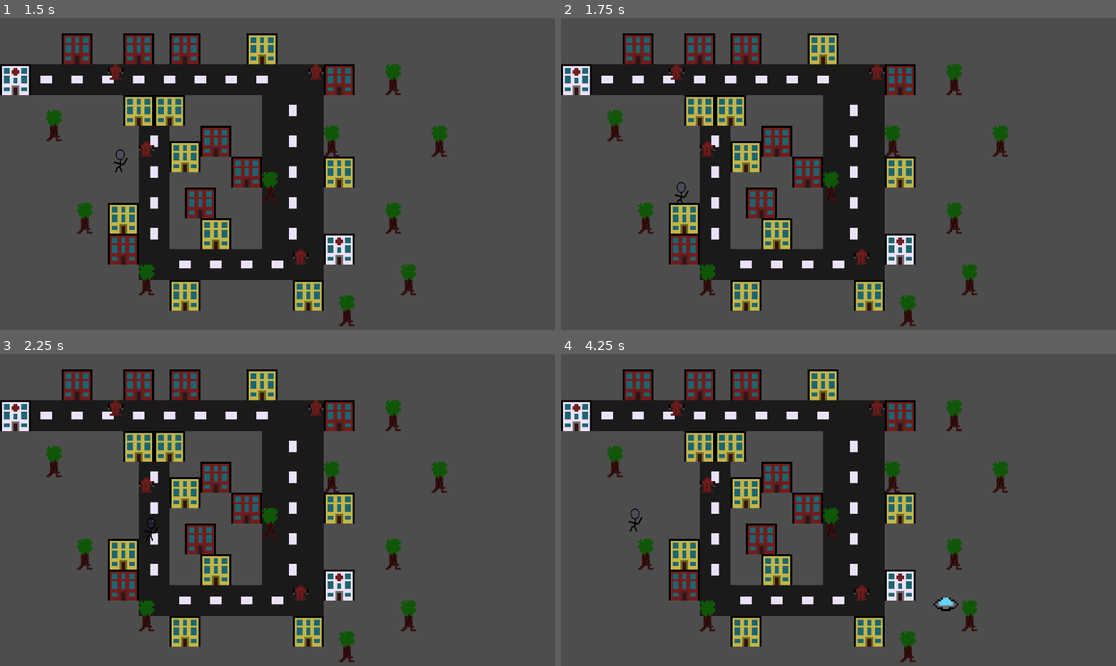
Above: before the commit, frames 1-4 (two rows, left to right).
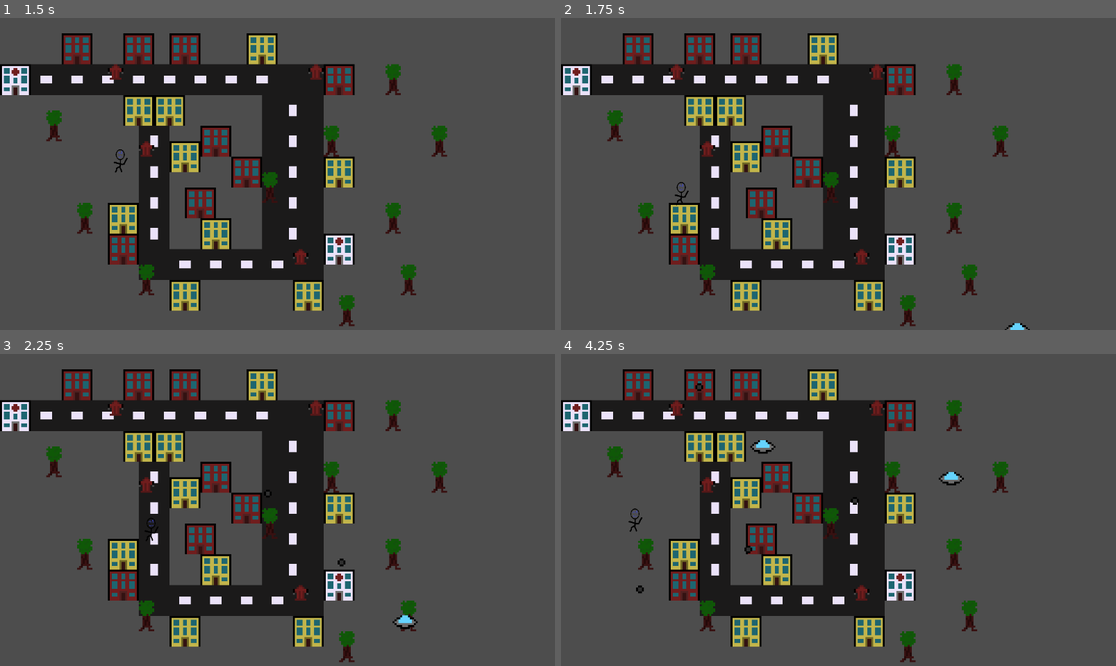
Above: after the commit, the same moments.

Repository: Lila-Kuhlt/Close-Encounters-of-the-Jeff-Kind
Game: Godot game, scene res://scenes/World.tscn
Two runs of this game, one before a commit and one after it. Both use one fixed random seed, a clock stepped at 60 frames per second and the inputs below.
Inputs:
- Up to frame 1 (1.5 s): tap Enter at 0.5 s; hold D (right) 0.53-1.28 s; tap Space at 1.25 s; hold S (down) from 1.28 s (still down)
- Up to frame 2 (1.75 s): keep holding S (down)
- Up to frame 3 (2.25 s): release S (down) at 2.03 s; hold D (right) from 2.03 s (still down)
- Up to frame 4 (4.25 s): release D (right) at 2.78 s; hold W (up) 2.78-3.53 s; hold A (left) from 3.53 s (still down)

Frame 1 is identical in both runs. In frame 2, less than 0.1% of the frame differs, in the area x 79-85%, y 97-100%; in frame 3, 0.2%; in frame 4, 0.5%, in the area x 13-73%, y 9-83%.

Commit message:
Ufo can shoot bullets now

Diff:
--- a/godot/scenes/Ufo.tscn
+++ b/godot/scenes/Ufo.tscn
@@ -9,3 +9,9 @@
 [node name="Sprite2D" type="Sprite2D" parent="."]
 texture_filter = 1
 texture = ExtResource("1_f2kdl")
+
+[node name="BulletTimer" type="Timer" parent="."]
+wait_time = 0.25
+autostart = true
+
+[connection signal="timeout" from="BulletTimer" to="." method="_on_timer_timeout"]
--- a/godot/scenes/World.gd
+++ b/godot/scenes/World.gd
@@ -7,7 +7,7 @@
 const PACKAGE_SPAWN_RATE := 6.0
 const PACKAGE_SPAWN_OFFSET := 3.0
 
-@export var ufo_spawn_chance = 0.5
+@export var ufo_spawn_chance = 1.0
 
 var package_spawn_areas: Array[Vector2] = []
 var package_destination_areas: Array[Node2D] = []
--- a/godot/scenes/World.tscn
+++ b/godot/scenes/World.tscn
@@ -124,7 +124,7 @@
 position = Vector2(36, 58)
 
 [node name="UfoTimer" type="Timer" parent="."]
-wait_time = 4.0
+wait_time = 1.5
 autostart = true
 
 [node name="PackageSpawnTimer" type="Timer" parent="."]
--- a/godot/src/Ufo.gd
+++ b/godot/src/Ufo.gd
@@ -1,7 +1,9 @@
 extends Node2D
 
 const MARGIN := Vector2(10, 10)
-const SPEED: float = 1
+const SPEED: float = 0.25
+
+const Bullet = preload("res://scenes/bullets/Point.Bullet.tscn")
 
 var t: float
 var start: Vector2
@@ -51,3 +53,14 @@
 
 static func mirror_point(point: Vector2, center: Vector2) -> Vector2:
 	return 2 * center - point
+
+func _on_timer_timeout():
+	var bullet = Bullet.instantiate()
+
+	bullet.direction = Vector2(dest.x - start.x, dest.y - start.y) * 0.005
+	var r := randf_range(-1, 1)
+	bullet.direction = bullet.direction.rotated(r * 0.05)
+	bullet.position = position
+	bullet.transform = bullet.transform.scaled_local(Vector2(0.25, 0.25))
+
+	get_parent().add_child(bullet)
